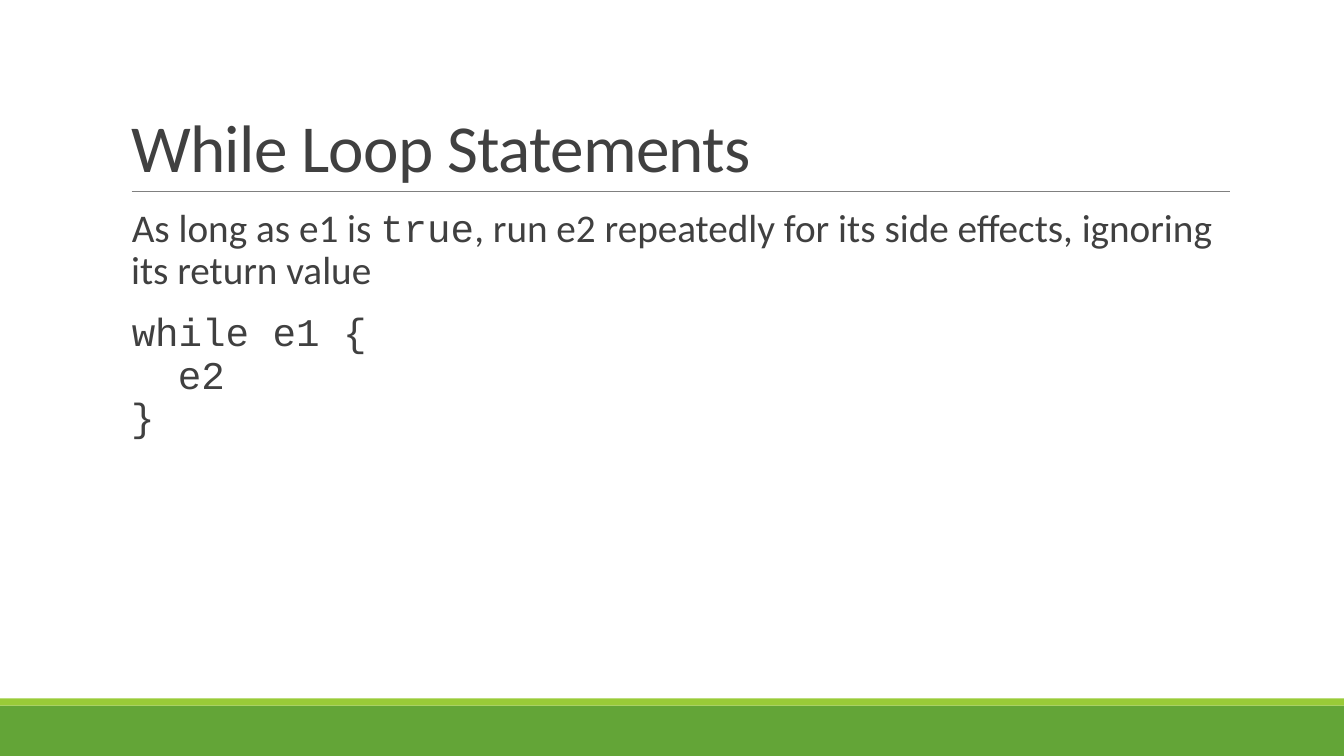
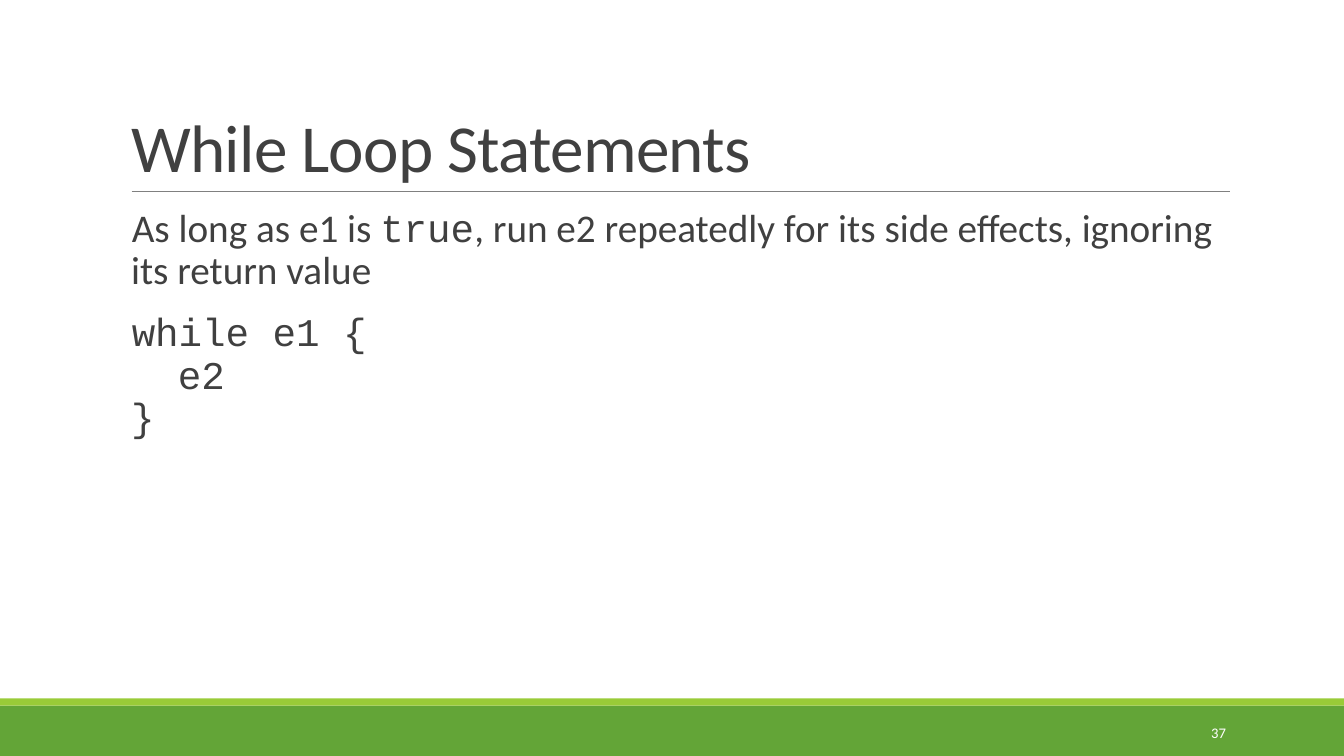
Before and after one commit to rbohrer/pl-course, a slide deck: slide 37 of LectureSlides/01Rust.pptx. Drawn at 1344x756 pixels with LibreOffice and Linux fonts; fonts in the diff are those of the drawing. Boxes give left, top, right and bottom in pixels: in the first picture for what was removed or moved away, otherwise in the second. Text is boxed around its words. In the diff, an @@ line names an element or a change of style, - is before the commit and + after.

```diff
--- a/LectureSlides/01Rust.pptx
+++ b/LectureSlides/01Rust.pptx
@@ page number added at box(1211, 728, 1226, 738), 10.5 pt, text #FFFFFF @@
+37
```
Also in this commit, not shown: 63 other slides changed.
